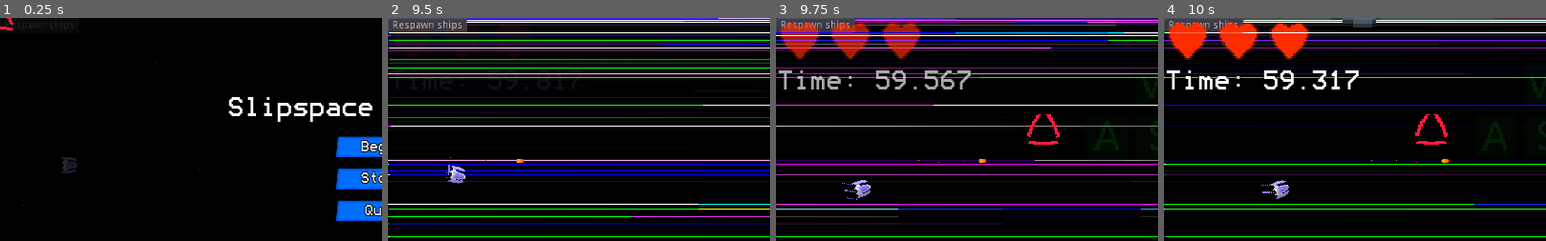
Above: before the commit, frames 1-4 (left to right).
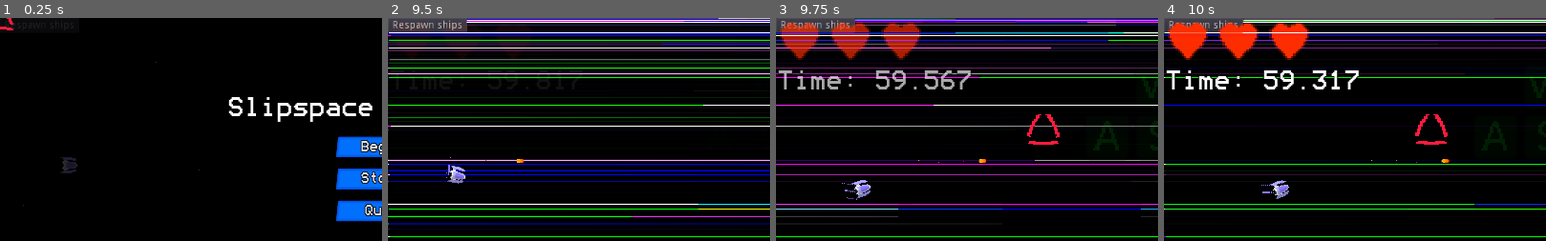
Above: after the commit, the same moments.

Repository: pigslyer/SlipspaceEscapades
Game: Godot game, scene res://GaryScenes/BiggerWorld/BiggerWorld.tscn
Same seed, same stepped clock (60 frames per second), same inputs: the game is played once before the commit and once after it. Sound files missing from this copy of the repository are replaced by a short silence.
Inputs (mouse positions are % of the whole screen's width and height, from its top left):
- Up to frame 1 (0.25 s): no input
- Up to frame 2 (9.5 s): click "Respawn ships" at 0.5 s; click "Respawn ships" at 1.25 s; click "Respawn ships" at 2 s; click "Begin" at 2.75 s; click "Begin" at 3.5 s; tap Enter (ui_accept) at 4.25, 4.52, 5, 5.27, 6.5, 6.77, 7.25, 7.52, 8, 8.27, 8.75 s; move the mouse to (72, 45) at 4.27 s; hold D (move_right) 4.28-5.03 s; hold Space (shoot) 4.28-5.03 s; move the mouse to (30, 55) at 5.02 s; hold S (move_down) 5.03-5.78 s; tap Q (test_powerup) at 5.1, 6.6, 8.1 s; move the mouse to (60, 28) at 5.77 s; hold D (move_right) 5.78-6.53 s; hold Space (shoot) 5.78-6.53 s; move the mouse to (45, 70) at 6.52 s; hold W (move_up) 6.53-7.28 s; move the mouse to (80, 65) at 7.27 s; hold Space (shoot) 7.28-8.03 s; hold A (move_left) 7.28-8.78 s; move the mouse to (20, 35) at 8.02 s; move the mouse to (55, 50) at 8.77 s; hold S (move_down) from 8.78 s (still down); hold Space (shoot) from 8.78 s (still down)
- Up to frame 3 (9.75 s): move the mouse to (35, 25) at 9.52 s; release S (move_down) at 9.53 s; release Space (shoot) at 9.53 s; hold D (move_right) from 9.53 s (still down); tap Q (test_powerup) at 9.6 s
- Up to frame 4 (10 s): keep holding D (move_right); tap Enter (ui_accept) at 9.77 s
The pictures show only the part of the screen within x 0-50%, y 0-50%; the shares and areas given below are measured in that part.

Frames 1-3 are identical in both runs. In frame 4, 0.3% of the frame differs, in the area x 43-57%, y 0-5%.

Commit message:
Fixed enemies.
Fixed enemies spawning and moving after death.

Diff:
--- a/Scenes/World.tscn
+++ b/Scenes/World.tscn
@@ -103,7 +103,7 @@
 autostart = true
 
 [node name="SmallSpawnTimer" type="Timer" parent="Asteroids"]
-wait_time = 3.0
+wait_time = 0.5
 autostart = true
 
 [connection signal="pressed" from="Button" to="Enemies" method="spawn_ships"]
--- a/Scripts/Asteroids/Asteroids.gd
+++ b/Scripts/Asteroids/Asteroids.gd
@@ -14,24 +14,27 @@
 	"bottom_right" : $BottomSpawn/BottomRight.global_position
 }
 
+var gameplay_stopped := true;
+
 func spawn_asteroid(type : int) -> void:
-	var new_asteroid = TYPE_SCENES[type].instance();
-	var spawned_top = randf() < 0.5;
-	var spawn_pos;
+	if(!gameplay_stopped):
+		var new_asteroid = TYPE_SCENES[type].instance();
+		var spawned_top = randf() < 0.5;
+		var spawn_pos;
 
-	if(spawned_top):
-		spawn_pos = Vector2(
-			rand_range(top_spawn["top_left"].x, top_spawn["bottom_right"].x),
-			rand_range(top_spawn["top_left"].y, top_spawn["bottom_right"].y)
-		)
-		new_asteroid.dir = Vector2.RIGHT.rotated(PI * 0.5);
-	else:
-		spawn_pos = Vector2(
-			rand_range(bottom_spawn["top_left"].x, bottom_spawn["bottom_right"].x),
-			rand_range(bottom_spawn["top_left"].y, bottom_spawn["bottom_right"].y)
-		)
-		new_asteroid.dir = Vector2.RIGHT.rotated(-PI * 0.5);
+		if(spawned_top):
+			spawn_pos = Vector2(
+				rand_range(top_spawn["top_left"].x, top_spawn["bottom_right"].x),
+				rand_range(top_spawn["top_left"].y, top_spawn["bottom_right"].y)
+			)
+			new_asteroid.dir = Vector2.RIGHT.rotated(PI * 0.5);
+		else:
+			spawn_pos = Vector2(
+				rand_range(bottom_spawn["top_left"].x, bottom_spawn["bottom_right"].x),
+				rand_range(bottom_spawn["top_left"].y, bottom_spawn["bottom_right"].y)
+			)
+			new_asteroid.dir = Vector2.RIGHT.rotated(-PI * 0.5);
 
-	new_asteroid.dir = new_asteroid.dir.rotated(rand_range(-0.5, 0.5));
-	new_asteroid.global_position = spawn_pos;
-	add_child(new_asteroid);
+		new_asteroid.dir = new_asteroid.dir.rotated(rand_range(-0.5, 0.5));
+		new_asteroid.global_position = spawn_pos;
+		add_child(new_asteroid);
--- a/Scripts/Asteroids/SmallAsteroid.gd
+++ b/Scripts/Asteroids/SmallAsteroid.gd
@@ -2,7 +2,7 @@
 
 const MAX_ROTATION_SPEED := 2;
 const MAX_SPEED := 50;
-const DROP_CHANCE := 0.20;
+const DROP_CHANCE := 0.28;
 
 const POWERUP_ICON_PRELOADS = [
 	preload("res://Scenes/PowerupIcons/HealthPowerup.tscn"),
--- a/Scripts/Powerups/Shield.gd
+++ b/Scripts/Powerups/Shield.gd
@@ -19,7 +19,7 @@
 	if(growing):
 		var size = hp / max_hp;
 		scale = Vector2(size, size);
-		hp += 0.1/hp;
+		hp += 0.1/(hp+1);
 		_updateShaderTear();
 		growing = hp <= max_hp;
 
--- a/Scripts/World.gd
+++ b/Scripts/World.gd
@@ -10,9 +10,13 @@
 
 func StartGameplay(time: float):
 	$GameplayCountdown.start(time);
+	$Enemies.gameplay_stopped = false;
+	$Asteroids.gameplay_stopped = false;
 
 func StopGameplay():
 	$GameplayCountdown.stop();
+	$Enemies.gameplay_stopped = true;
+	$Asteroids.gameplay_stopped = true;
 
 	for enemy in $Enemies.get_children():
 		enemy.set_physics_process(false);
--- a/default_bus_layout.tres
+++ b/default_bus_layout.tres
@@ -1,16 +1,16 @@
 [gd_resource type="AudioBusLayout" format=2]
 
 [resource]
-bus/0/volume_db = -20.3764
+bus/0/volume_db = -24.137
 bus/1/name = "Music"
 bus/1/solo = false
 bus/1/mute = false
 bus/1/bypass_fx = false
-bus/1/volume_db = -17.0211
+bus/1/volume_db = -23.3524
 bus/1/send = "Master"
 bus/2/name = "Sfx"
 bus/2/solo = false
 bus/2/mute = false
 bus/2/bypass_fx = false
-bus/2/volume_db = -15.1981
+bus/2/volume_db = -21.8264
 bus/2/send = "Master"
